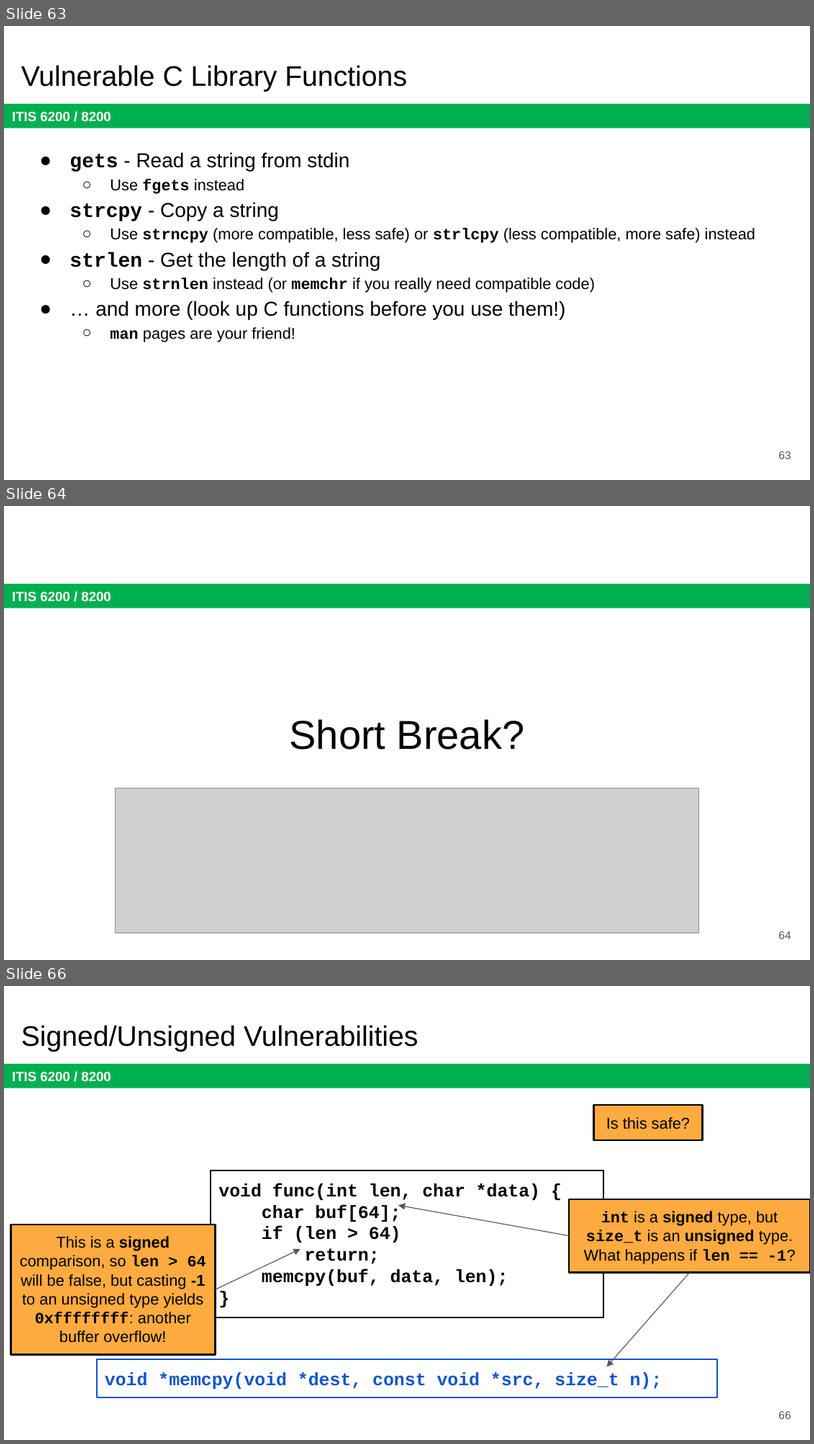
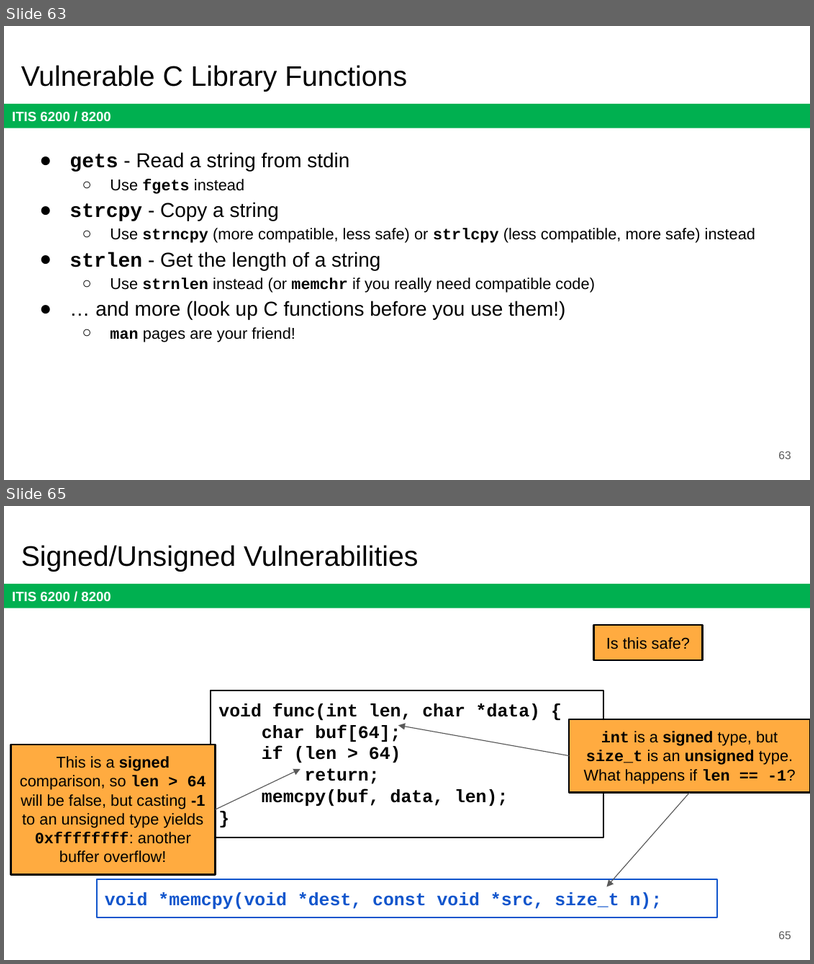
Before and after one commit to jx5c/github.io, a slide deck: teaching/ITIS6200/2023fa/lectures/lec20.Memory Safety Vulnerabilities.pptx. Shown one above the other, each under a label of ours: slides 63, 64 and 66 before the commit, slides 63 and 65 after it; the slides between them are not shown. The pictures are 814x1444 and 814x964 pixels, drawn with LibreOffice and Linux fonts; fonts in the diff are those of the drawing; grey boxes stand for pictures. Boxes give left, top, right and bottom in pixels: in the first picture for what was removed or moved away, otherwise in the second. Text is boxed around its words. In the diff, an @@ line names an element or a change of style, - is before the commit and + after.

```diff
--- a/teaching/ITIS6200/2023fa/lectures/lec20.Memory Safety Vulnerabilities.pptx
+++ b/teaching/ITIS6200/2023fa/lectures/lec20.Memory Safety Vulnerabilities.pptx
@@ slide 64 removed at (4, 506, 810, 960), background #FFFFFF; not listed: 1 template element that a slide beside it also shows @@
@@ title removed at (290, 719, 525, 749) @@
-Short Break?
@@ picture removed at (116, 788, 699, 934) @@
@@ page number removed at (779, 931, 791, 939) @@
-64
@@ what was slide 66 is now slide 65 @@
@@ page number at (779, 931, 791, 939): text changed @@
-66
+65
```
Also in this commit, not shown: 15 slides changed, 4 other files.
